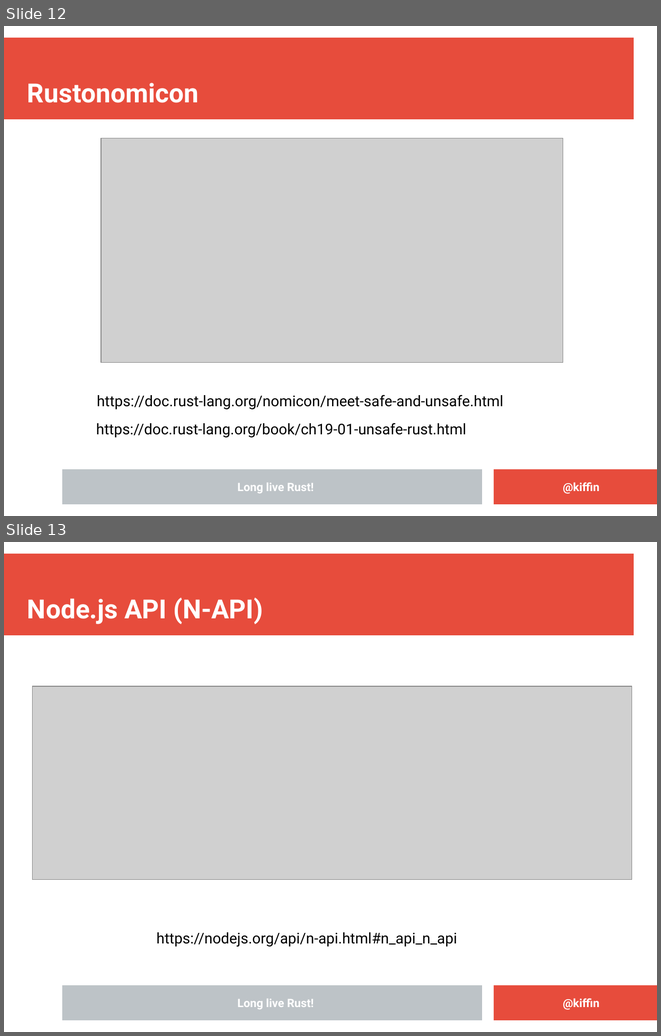
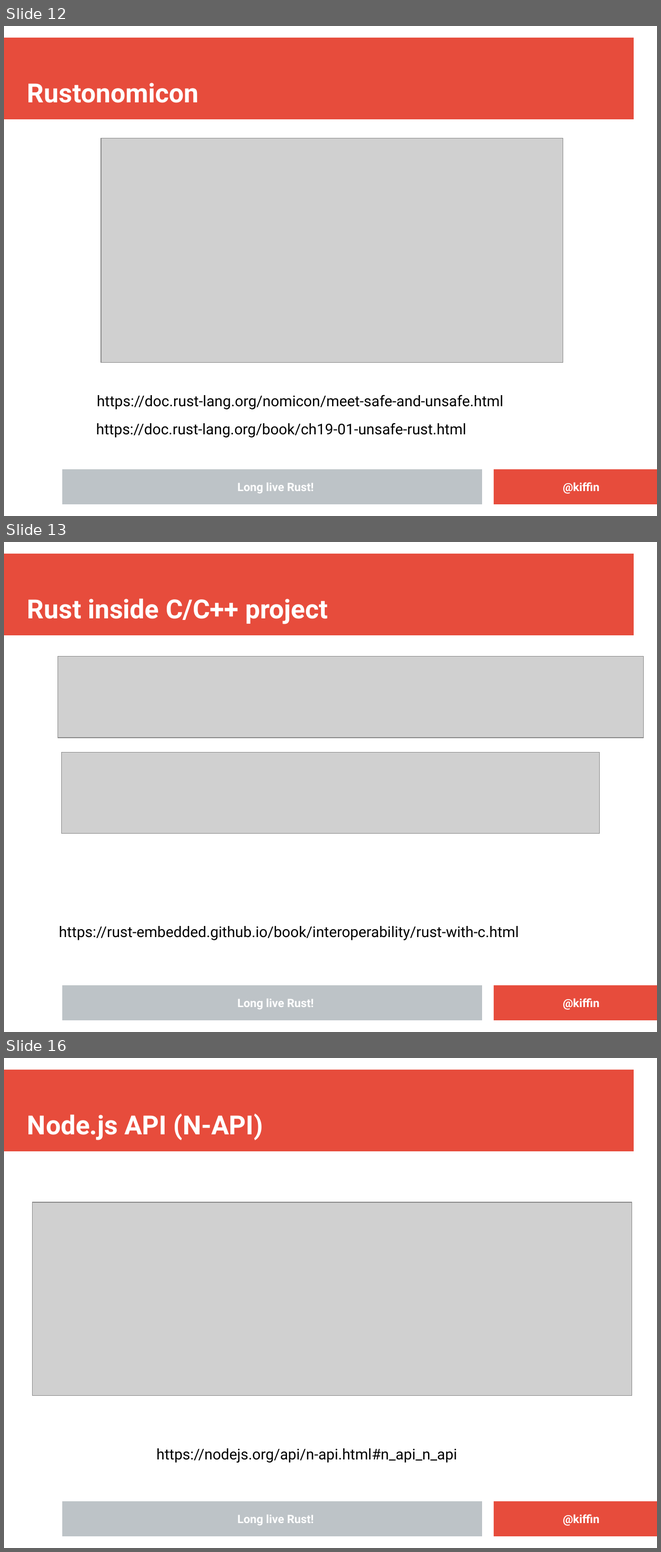
Before and after one commit to kgish/rust-node-addon-template, a slide deck: presentation/Embedding-Rust-in-NodeJS-applications.odp. Shown one above the other, each under a label of ours: slides 12 and 13 before the commit, slides 12, 13 and 16 after it; the slides between them are not shown. The pictures are 661x1036 and 661x1552 pixels, drawn with LibreOffice and Linux fonts; fonts in the diff are those of the drawing; grey boxes stand for pictures; background and template pictures are left out. Boxes give left, top, right and bottom in pixels: in the first picture for what was removed or moved away, otherwise in the second. Text is boxed around its words. In the diff, an @@ line names an element or a change of style, - is before the commit and + after.

```diff
--- a/presentation/Embedding-Rust-in-NodeJS-applications.odp
+++ b/presentation/Embedding-Rust-in-NodeJS-applications.odp
@@ slide 13 added at bbox=[4, 542, 657, 1032], background #FFFFFF; not listed: 3 template elements that a slide beside it also shows @@
@@ title added at bbox=[27, 598, 328, 624], 32 pt, text #FFFFFF, bold @@
+Rust inside C/C++ project
@@ picture added at bbox=[58, 656, 644, 738] @@
@@ rectangle added at bbox=[45, 715, 289, 721], fill #FFFFFF, outline #FFFFFF 0 pt @@
@@ picture added at bbox=[61, 752, 600, 834] @@
@@ text added at bbox=[59, 926, 519, 940], 18 pt, text #000000 @@
+https://rust-embedded.github.io/book/interoperability/rust-with-c.html
@@ text added at bbox=[237, 998, 314, 1009], 14 pt, text #FFFFFF, bold @@
+Long live Rust!
@@ text added at bbox=[563, 998, 599, 1009], 14 pt, text #FFFFFF, bold @@
+@kiffin
@@ what was slide 13 is now slide 16 @@
```
Also in this commit, not shown: 2 other slides added, 4 other files.
